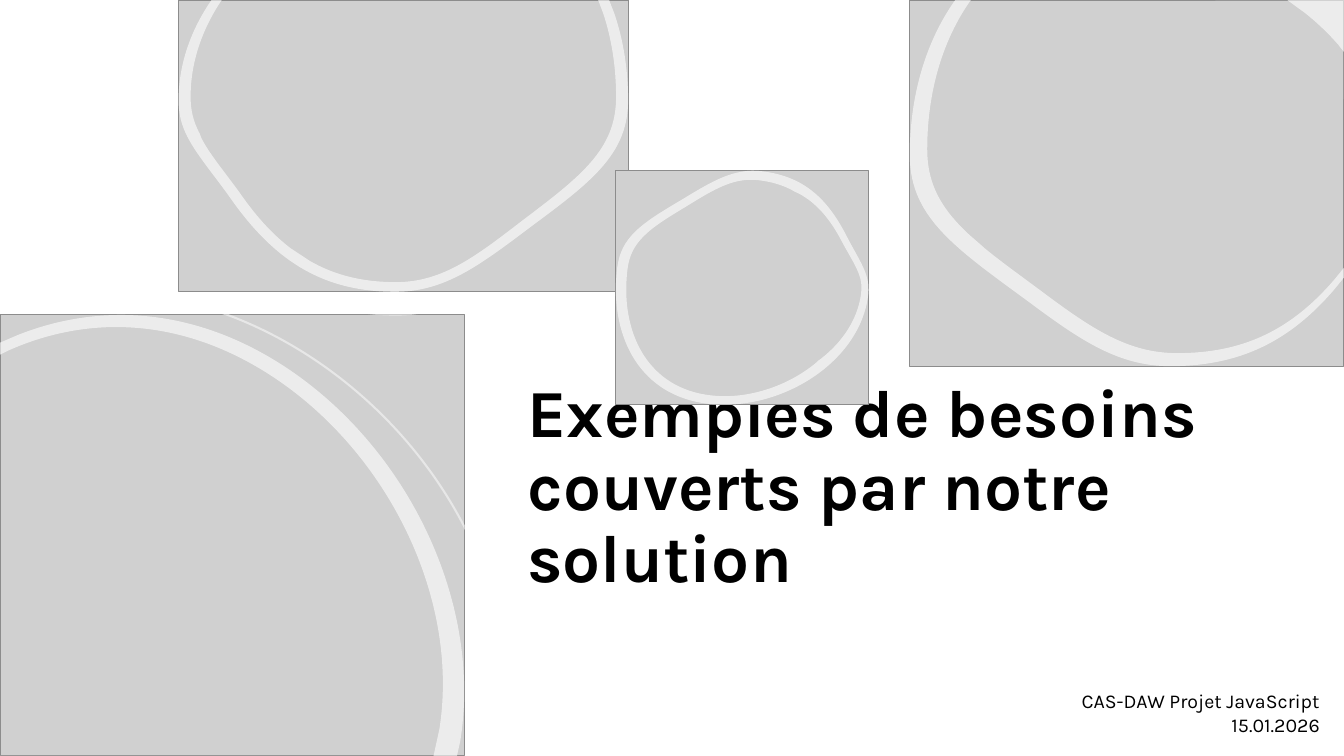
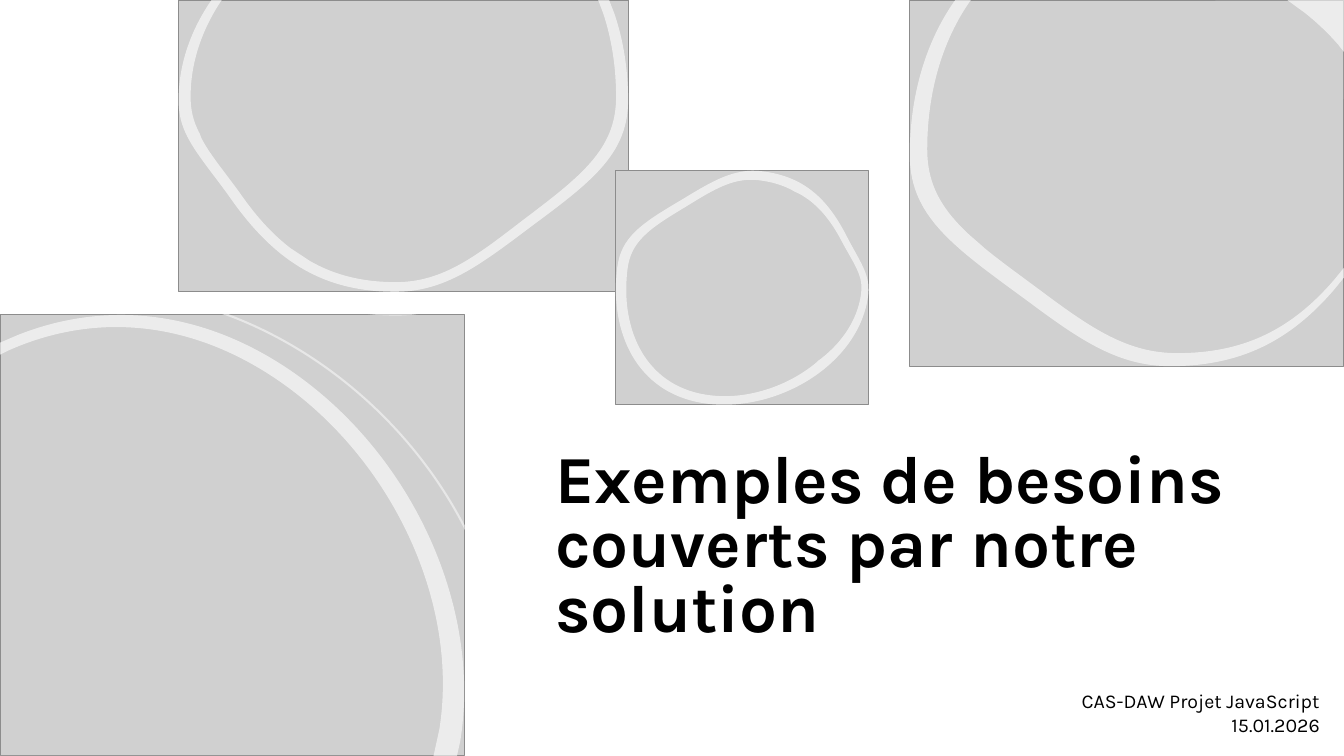
Before and after one commit to mwdolci/smartphone_datas, a slide deck: slide 3 of documents/Presentation_JS.pptx. Drawn at 1344x756 pixels with LibreOffice and Linux fonts; fonts in the diff are those of the drawing; grey boxes stand for pictures. Boxes give left, top, right and bottom in pixels: in the first picture for what was removed or moved away, otherwise in the second. Text is boxed around its words. In the diff, an @@ line names an element or a change of style, - is before the commit and + after.

Commit message:
mini modif

```diff
--- a/documents/Presentation_JS.pptx
+++ b/documents/Presentation_JS.pptx
@@ text "Exemples de besoins couverts par ...": place and size @@
-text "Exemples de besoins couverts par ..." at [527,376,1197,583]
+text "Exemples de besoins couverts par ..." at [555,455,1225,633]
@@ text "Exemples de besoins couverts par ..." at [555,455,1225,633]: line spacing 0.9 to 0.8 @@
```
